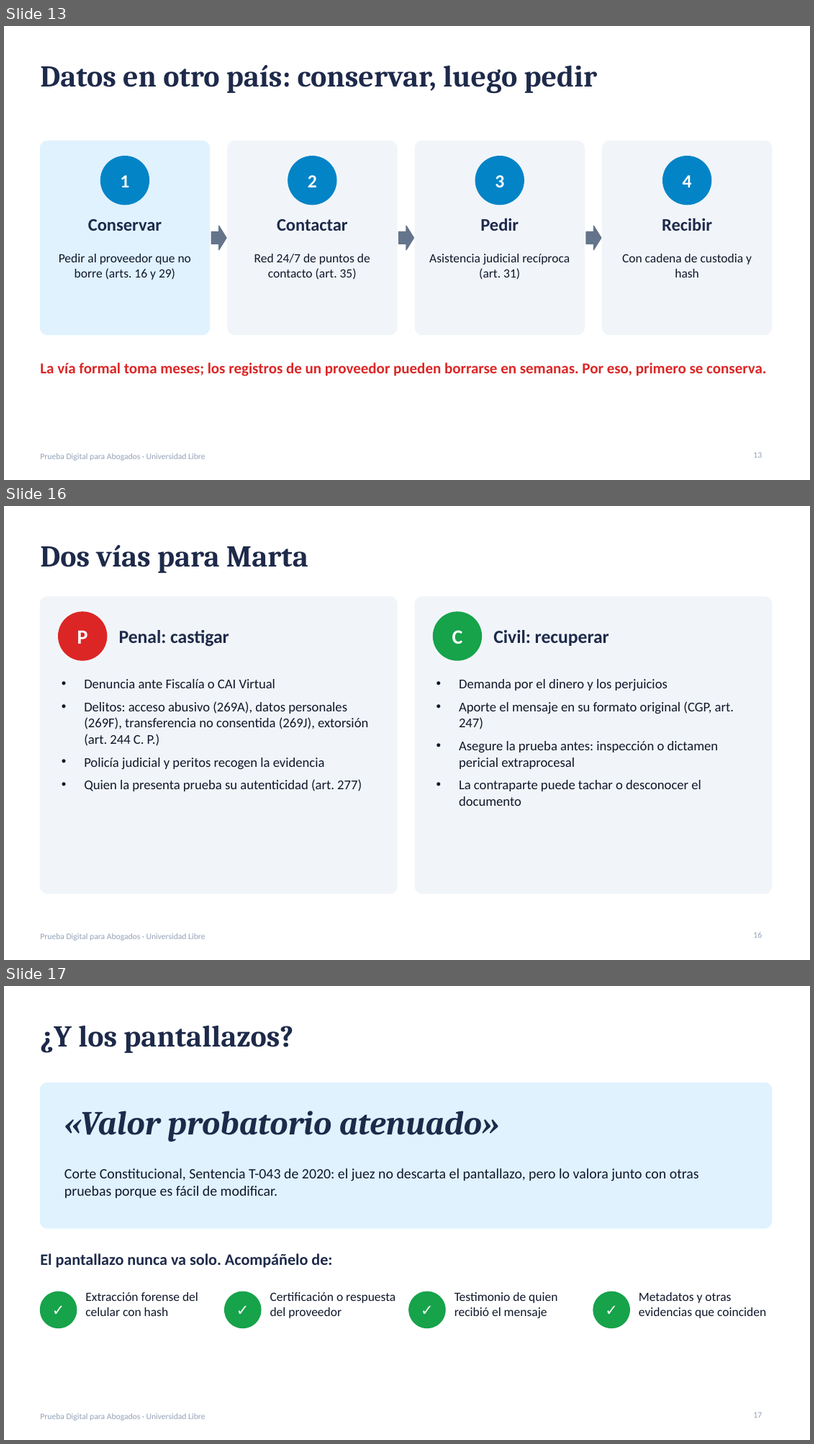
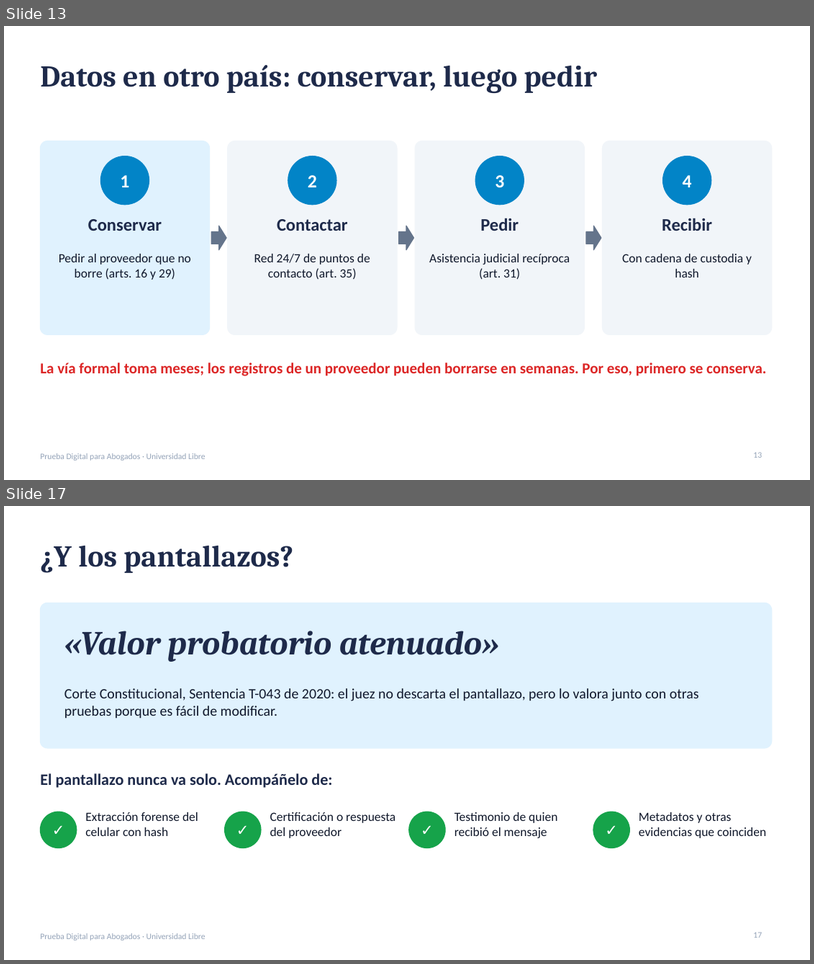
Before and after one commit to CertAcademico/cert-academico-by-redciber-org, a slide deck: materiales/prueba-digital/presentacion-prueba-digital-unilibre.pptx. Shown one above the other, each under a label of ours: slides 13, 16 and 17 before the commit, slides 13 and 17 after it; the slides between them are not shown. The pictures are 814x1444 and 814x964 pixels, drawn with LibreOffice and Linux fonts; fonts in the diff are those of the drawing. Boxes give left, top, right and bottom in pixels: in the first picture for what was removed or moved away, otherwise in the second. Text is boxed around its words. In the diff, an @@ line names an element or a change of style, - is before the commit and + after.

```diff
--- a/materiales/prueba-digital/presentacion-prueba-digital-unilibre.pptx
+++ b/materiales/prueba-digital/presentacion-prueba-digital-unilibre.pptx
@@ slide 16 removed at <box>4,506,810,960</box>, background #FFFFFF; not listed: 1 template element that a slide beside it also shows @@
@@ title removed at <box>40,545,309,573</box> @@
-Dos vías para Marta
@@ rounded rectangle removed at <box>40,597,397,893</box> @@
@@ ellipse removed at <box>59,612,107,660</box> @@
@@ rounded rectangle removed at <box>415,597,772,893</box> @@
@@ ellipse removed at <box>434,612,482,660</box> @@
@@ text removed at <box>77,631,88,644</box> @@
-P
@@ text removed at <box>119,630,229,646</box> @@
-Penal: castigar
@@ text removed at <box>453,630,463,644</box> @@
-C
@@ text removed at <box>494,630,610,646</box> @@
-Civil: recuperar
@@ text removed at <box>84,679,368,791</box> @@
-• Denuncia ante Fiscalía o CAI Virtual
-• Delitos: acceso abusivo (269A), datos personales (269F), transferencia no consentida (269J), extorsión (art. 244 C. P.)
-• Policía judicial y peritos recogen la evidencia
-• Quien la presenta prueba su autenticidad (art. 277)
@@ text removed at <box>459,679,734,806</box> @@
-• Demanda por el dinero y los perjuicios
-• Aporte el mensaje en su formato original (CGP, art. 247)
-• Asegure la prueba antes: inspección o dictamen pericial extraprocesal
-• La contraparte puede tachar o desconocer el documento
@@ page number removed at <box>754,932,762,937</box> @@
-16
```
Also in this commit, not shown: 7 slides changed, 1 slide added, 2 other files.
